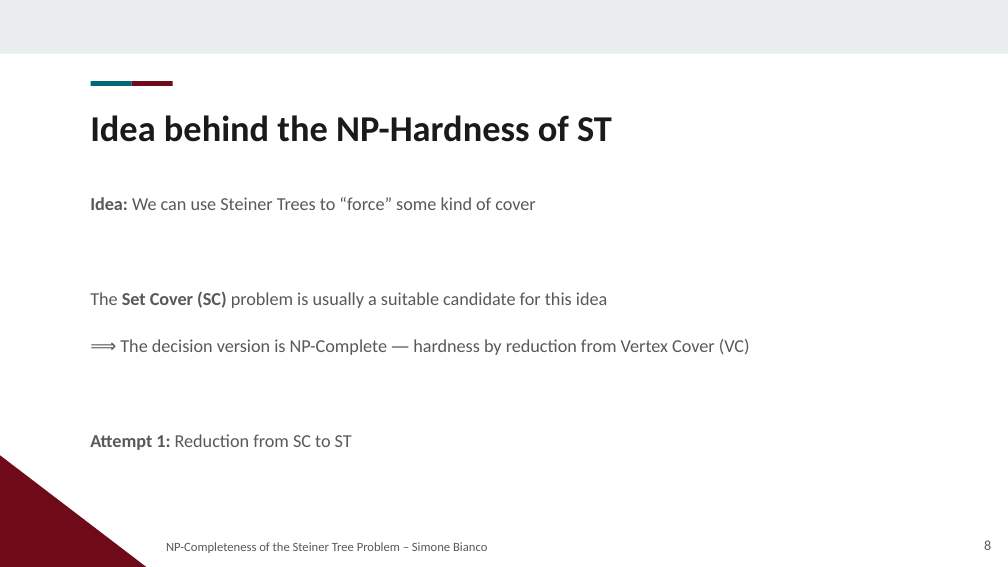
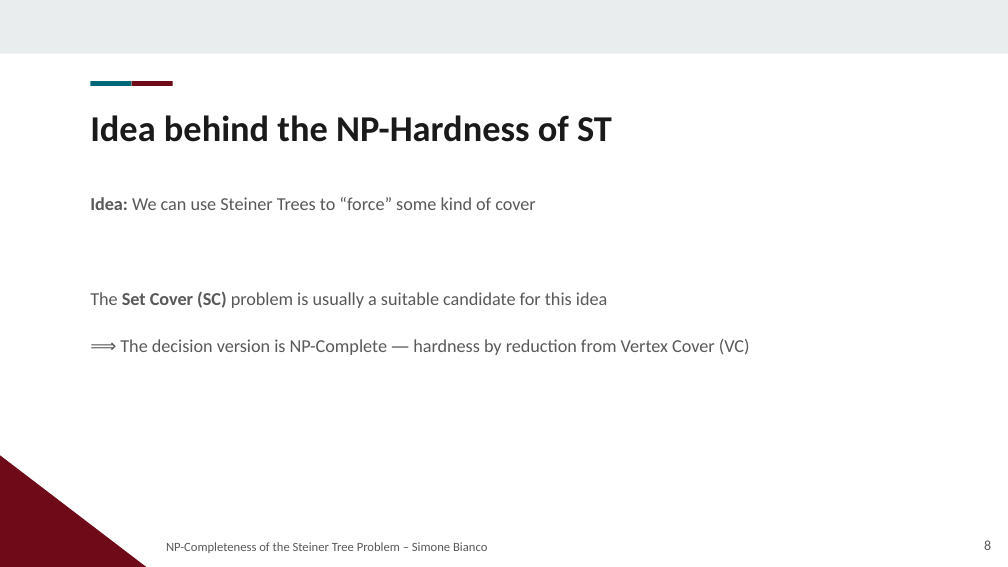
Before and after one commit to Exyss/university-notes, a slide deck: slide 8 of Presentations/Steiner Tree/slides.odp. Drawn at 1008x567 pixels with LibreOffice and Linux fonts; fonts in the diff are those of the drawing; background and template pictures are left out. Boxes give left, top, right and bottom in pixels: in the first picture for what was removed or moved away, otherwise in the second. Text is boxed around its words. In the diff, an @@ line names an element or a change of style, - is before the commit and + after.

```diff
--- a/Presentations/Steiner Tree/slides.odp
+++ b/Presentations/Steiner Tree/slides.odp
@@ text at [90, 434, 352, 450]: paragraph removed @@
-Attempt 1: Reduction from SC to ST
```
Also in this commit, not shown: 10 other slides changed, 6 slides added, 17 other files.
